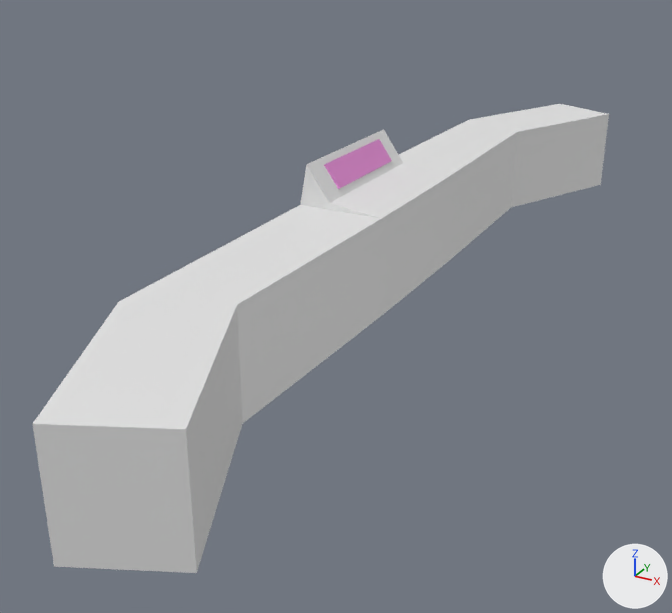
One commit to the Blender file BlenderModels/Chapter1/SecDesk1.blend: the scene before it, then after it.
The view is the same before and after, from a 50 mm camera at (4.87, -9.95, 5.2) aimed at (-0.15, -0.83, 0.65). The lights are fixed; the arrows at lower right show +X, +Y and +Z.

The older version as bpy lines, for what is in view:
```python
me_cube_001 = bpy.data.meshes.new('Cube.001')
me_cube_001.from_pydata(...)  # 28 vertices, 26 faces; spans x -1.0..2.64, y -6.13..6.18, z -1.0..1.82
me_plane = bpy.data.meshes.new('Plane')
me_plane.from_pydata([(-1.0, -1.0, 0.0), (1.0, -1.0, 0.0), (-1.0, 1.0, 0.0), (1.0, 1.0, 0.0)], [], [(0, 1, 3, 2)])
me_plane.materials.append(mat_material_001)  # pink #e78ed7
ob_cube = bpy.data.objects.new('Cube', me_cube_001)
ob_cube.location = (0.0, 0.0, 1.32)
ob_cube.scale = (0.529, 1.0, 0.604)
ob_plane = bpy.data.objects.new('Plane', me_plane)
ob_plane.location = (-0.28, 0.02, 2.22)
ob_plane.rotation_euler = (0.0, 0.948, 0.0)  # degrees (0, 54, 0)
ob_plane.scale = (0.164, 0.71, 0.271)
_m = ob_plane.modifiers.new('Solidify', 'SOLIDIFY')
_m.thickness = 0.09
```
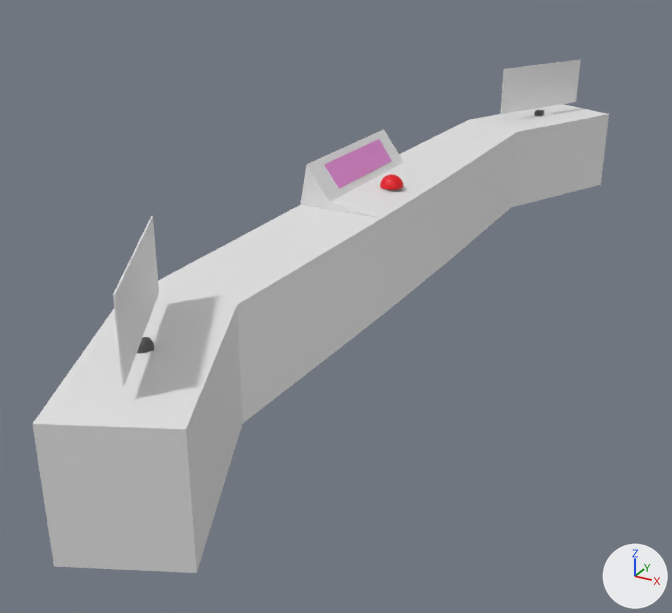
Where the change shows, as pixel boxes (x1, y1, x2, y2) in the pictures (672 x 613 px):
```json
{"object": "Plane.002", "change": "added", "after": [113, 216, 159, 386]}
{"object": "Plane.001", "change": "added", "after": [501, 60, 580, 114]}
{"object": "Sphere", "change": "added", "after": [380, 174, 404, 190]}
{"object": "Cube.002", "change": "added", "after": [137, 337, 154, 354]}
{"object": "Cube.001", "change": "added", "after": [534, 110, 545, 116]}
```

Edits to the scene script, one JSON object a line:
```json
{"op": "add", "block": "mat_material_004", "code": ["mat_material_004 = principled_material('Material.004')", "mat_material_004.base_color = (0.0908, 0.0908, 0.0908)  # dark grey #555555"]}
{"op": "add", "block": "mat_material_003", "code": ["mat_material_003 = principled_material('Material.003')", "mat_material_003.base_color = (0.0908, 0.0908, 0.0908)  # dark grey #555555"]}
{"op": "add", "block": "mat_material_002", "code": ["mat_material_002 = principled_material('Material.002')", "mat_material_002.base_color = (0.8, 0.0, 0.00802)  # red #e70016"]}
{"op": "add", "block": "me_cube_002", "code": ["me_cube_002 = bpy.data.meshes.new('Cube.002')", "me_cube_002.from_pydata(...)  # a box spanning x -1.0..1.0, y -1.0..1.0, z -1.0..1.0", "me_cube_002.materials.append(mat_material_004)  # dark grey #555555"]}
{"op": "add", "block": "me_plane_002", "code": ["me_plane_002 = bpy.data.meshes.new('Plane.002')", "me_plane_002.from_pydata(...)  # a box spanning x -1.0..1.0, y -1.0..1.0, z -0.03..0.0"]}
{"op": "add", "block": "me_cube", "code": ["me_cube = bpy.data.meshes.new('Cube')", "me_cube.from_pydata(...)  # a box spanning x -1.0..1.0, y -1.0..1.0, z -1.0..1.0", "me_cube.materials.append(mat_material_003)  # dark grey #555555"]}
{"op": "add", "block": "me_sphere", "code": ["me_sphere = bpy.data.meshes.new('Sphere')", "me_sphere.from_pydata(...)  # 257 vertices, 256 faces; spans x -1.0..1.0, y -1.0..1.0, z 0.0..1.0", "me_sphere.materials.append(mat_material_002)  # red #e70016"]}
{"op": "add", "block": "ob_cube_002", "code": ["ob_cube_002 = bpy.data.objects.new('Cube.002', me_cube_002)", "ob_cube_002.location = (0.33, -4.86, 1.93)", "ob_cube_002.rotation_euler = (0.0, 0.0, 1.02)  # degrees (0, 0, 58)", "ob_cube_002.scale = (0.072, 0.072, 0.072)", "_m = ob_cube_002.modifiers.new('Bevel', 'BEVEL')", "_m.width = 0.41", "_m.width_pct = 0.41", "_m.segments = 2"]}
{"op": "add", "block": "ob_plane_002", "code": ["ob_plane_002 = bpy.data.objects.new('Plane.002', me_plane_002)", "ob_plane_002.location = (0.33, -4.84, 2.4)", "ob_plane_002.rotation_euler = (-0.531, 1.571, 0.0)  # degrees (-30, 90, 0)", "ob_plane_002.scale = (0.349, 0.846, 0.475)"]}
{"op": "add", "block": "ob_plane_001", "code": ["ob_plane_001 = bpy.data.objects.new('Plane.001', me_plane_002.copy())", "ob_plane_001.location = (0.41, 5.1, 2.4)", "ob_plane_001.rotation_euler = (0.489, 1.571, 0.0)  # degrees (28, 90, 0)", "ob_plane_001.scale = (0.349, 0.846, 0.475)"]}
{"op": "add", "block": "ob_cube_001", "code": ["ob_cube_001 = bpy.data.objects.new('Cube.001', me_cube)", "ob_cube_001.location = (0.41, 5.11, 1.93)", "ob_cube_001.scale = (0.072, 0.072, 0.072)", "_m = ob_cube_001.modifiers.new('Bevel', 'BEVEL')", "_m.width = 0.41", "_m.width_pct = 0.41", "_m.segments = 2"]}
{"op": "add", "block": "ob_sphere", "code": ["ob_sphere = bpy.data.objects.new('Sphere', me_sphere)", "ob_sphere.location = (0.18, -0.01, 1.99)", "ob_sphere.scale = (0.143, 0.143, 0.143)", "_m = ob_sphere.modifiers.new('Solidify', 'SOLIDIFY')", "_m.thickness = 0.14", "_m.use_even_offset = True"]}
```
